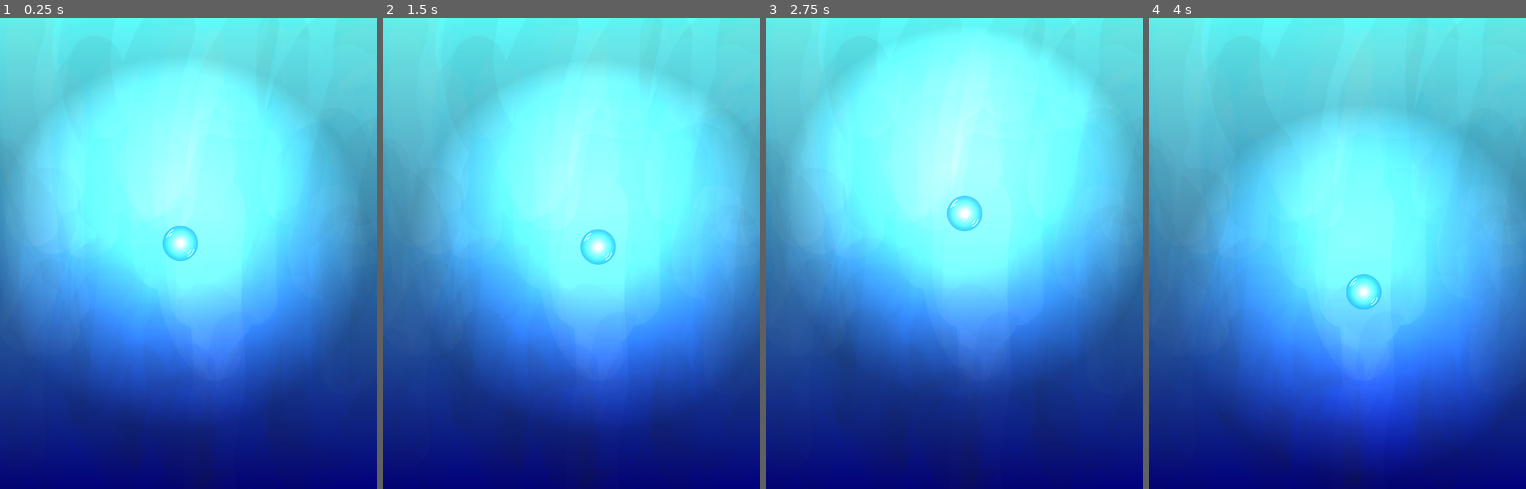
Above: before the commit, frames 1-4 (left to right).
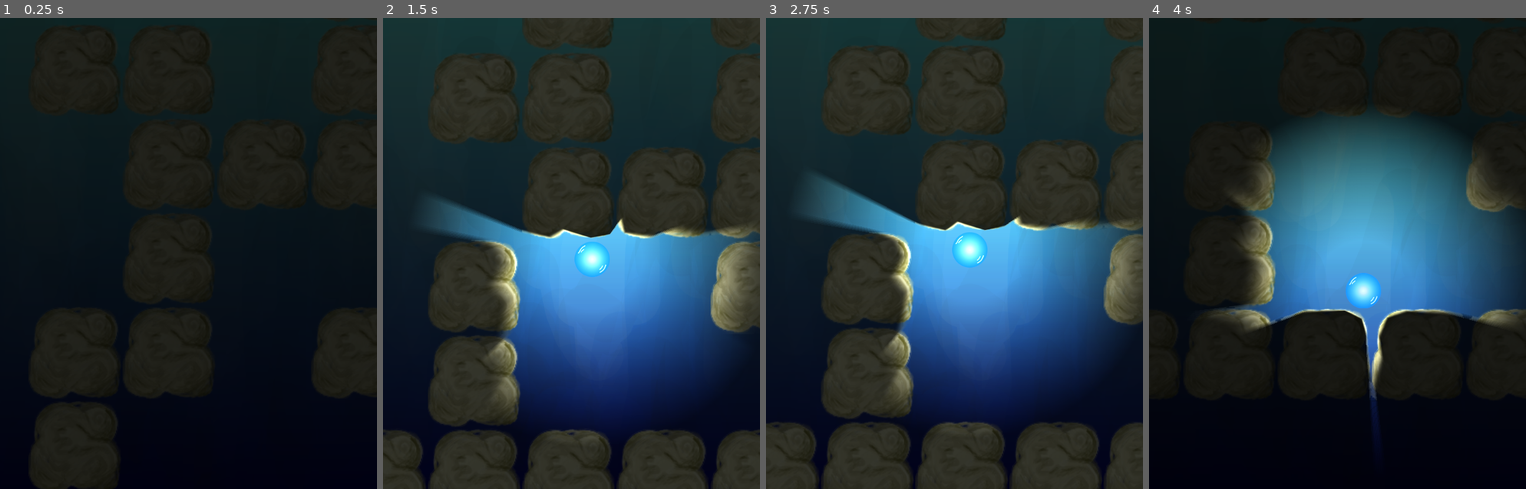
Above: after the commit, the same moments.

Repository: jacob-grahn/bubble-racing
Game: Godot game, scene res://maze/Maze.tscn
Same seed, same stepped clock (60 frames per second), same inputs: the game is played once before the commit and once after it.
Inputs (mouse positions are in pixels of both pictures, inside the frame that each line leads up to):
- Up to frame 1 (0.25 s): no input
- Up to frame 2 (1.5 s): move the mouse to (654, 229) at 0.52 s; click (654, 229) at 0.67 s; move the mouse to (496, 277) at 1.27 s; click (496, 277) at 1.42 s
- Up to frame 3 (2.75 s): move the mouse to (992, 149) at 2.02 s; click (992, 149) at 2.17 s
- Up to frame 4 (4 s): move the mouse to (1318, 347) at 2.77 s; click (1318, 347) at 2.92 s; move the mouse to (1450, 324) at 3.52 s; click (1450, 324) at 3.67 s

The runs differ from the first frame. In frame 1, 100% of the frame differs, in the area x 0-100%, y 0-100%; in frame 2, 100%; in frame 3, 100%; in frame 4, 100%.
Error before the commit: Parse Error: Variable "TileMap" shadows a native class. (res://maze/Maze.gd:4)

Commit message:
split out map generation

Diff:
--- /dev/null
+++ b/maze-generator/MapGenerator.gd
@@ -0,0 +1,62 @@
+extends Node
+
+var Map2D = preload("../maze/Map2D.gd")
+var map
+
+
+func generate(maze, mazeWidth):
+	map = Map2D.new()
+	maze.shuffle()
+
+	for node in maze:
+		add_node(node, mazeWidth)
+
+	return map
+
+
+func add_node(node, mazeWidth):
+	var up = false
+	var right = false
+	var down = false
+	var left = false
+	var x = node.x * 3
+	var y = node.y * 3
+
+	for connection in node.connections:
+		if node.y - connection.y > 0:
+			up = true
+		if node.x - connection.x < 0:
+			right = true
+		if node.y - connection.y < 0:
+			down = true
+		if node.x - connection.x > 0:
+			left = true
+
+	# exit
+	if node.y == 0 and node.x == floor(mazeWidth / 2):
+		up = true
+
+	# add corners
+	add_box(x, y)
+	add_box(x + 2, y)
+	add_box(x + 2, y + 2)
+	add_box(x, y + 2)
+
+	# add walls
+	if !up:
+		add_box(x + 1, y)
+	if !right:
+		add_box(x + 2, y + 1)
+	if !down:
+		add_box(x + 1, y + 2)
+	if !left:
+		add_box(x, y + 1)
+
+
+func add_box(x, y):
+	var top = 1 if map.getTile(x, y - 1) else 0
+	var right = 1 if map.getTile(x + 1, y) else 0
+	var bottom = 1 if map.getTile(x, y + 1) else 0
+	var left = 1 if map.getTile(x - 1, y) else 0
+	if (!top and !bottom) or (!right and !left):
+		map.setTile(x, y, true)
--- a/maze/BeatBoxer.gd
+++ b/maze/BeatBoxer.gd
@@ -58,5 +58,8 @@
 
 func _on_Timer_timeout():
 	var timeStr = JavaScript.eval("SoundPlayer.getCurrentTime()")
-	var time = float(timeStr)
-	elapsed = time
+	if (timeStr):
+		var time = float(timeStr)
+		elapsed = time
+	else:
+		elapsed = 0
--- a/maze/Maze.gd
+++ b/maze/Maze.gd
@@ -1,25 +1,30 @@
 extends Node2D
 
 var Box = preload("../box/Box.tscn")
-var TileMap = preload("./TileMap.gd")
 var Finish = preload("../finish/Finish.tscn")
+var MazeGenerator = preload("../maze-generator/MazeGenerator.gd")
+var MapGenerator = preload("../maze-generator/MapGenerator.gd")
 var boxScale = 2
 var boxWidth = 100 * boxScale
 var nodeWidth = boxWidth * 3
-var map = TileMap.new()
 var mazeWidth = 5
 var mazeHeight = 5
+var mazeGenerator = MazeGenerator.new()
+var mapGenerator = MapGenerator.new()
 
 
 func _ready():
 	# create random maze
 	randomize()
+	var maze = mazeGenerator.generate(mazeWidth, mazeHeight)
+	maze.shuffle()
+	var map = mapGenerator.generate(maze, mazeWidth)
 
-	var maze = MazeGenerator.generate(mazeWidth, mazeHeight)
-	maze.shuffle()
-
-	for node in maze:
-		draw_node(node)
+	#draw map
+	for x in range(mazeWidth * 3):
+		for y in range(mazeHeight * 3):
+			if map.getTile(x, y):
+				draw_box(x, y)
 
 	# add player bubble
 	var startX = floor(mazeWidth / 2) * boxWidth * 3
@@ -37,12 +42,11 @@
 
 func on_bubble_finished(bubble: RigidBody2D):
 	bubble.finish()
-	get_tree().reload_current_scene()
+	var _result = get_tree().reload_current_scene()
 
 
 func _process(_delta):
 	var bottom = mazeHeight * boxWidth * 3
-	# var top = 0
 	var y = $Bubble.position.y
 	var brightness = 1 - (y / bottom)
 	$WallModulate.set_color(Color(brightness, brightness, brightness))
@@ -50,52 +54,7 @@
 
 
 func draw_box(x, y):
-	var top = 1 if map.getTile(x, y - 1) else 0
-	var right = 1 if map.getTile(x + 1, y) else 0
-	var bottom = 1 if map.getTile(x, y + 1) else 0
-	var left = 1 if map.getTile(x - 1, y) else 0
-	if (!top and !bottom) or (!right and !left):
-		var box = Box.instance()
-		box.scale = Vector2(boxScale, boxScale)
-		box.position = Vector2(x * boxWidth, y * boxWidth)
-		add_child(box)
-		map.setTile(x, y, true)
-
-
-func draw_node(node):
-	var up = false
-	var right = false
-	var down = false
-	var left = false
-	var x = node.x * 3
-	var y = node.y * 3
-
-	for connection in node.connections:
-		if node.y - connection.y > 0:
-			up = true
-		if node.x - connection.x < 0:
-			right = true
-		if node.y - connection.y < 0:
-			down = true
-		if node.x - connection.x > 0:
-			left = true
-
-	# exit
-	if node.y == 0 and node.x == floor(mazeWidth / 2):
-		up = true
-
-	# add corners
-	draw_box(x, y)
-	draw_box(x + 2, y)
-	draw_box(x + 2, y + 2)
-	draw_box(x, y + 2)
-
-	# add walls
-	if !up:
-		draw_box(x + 1, y)
-	if !right:
-		draw_box(x + 2, y + 1)
-	if !down:
-		draw_box(x + 1, y + 2)
-	if !left:
-		draw_box(x, y + 1)
+	var box = Box.instance()
+	box.scale = Vector2(boxScale, boxScale)
+	box.position = Vector2(x * boxWidth, y * boxWidth)
+	add_child(box)
--- a/project.godot
+++ b/project.godot
@@ -19,10 +19,6 @@
 run/main_scene="res://maze/Maze.tscn"
 config/icon="res://icon.png"
 
-[autoload]
-
-MazeGenerator="*res://maze-generator/MazeGenerator.gd"
-
 [display]
 
 window/size/width=800
Empty file added: globals/SharedState.gd
Renamed: maze/TileMap.gd -> maze/Map2D.gd
